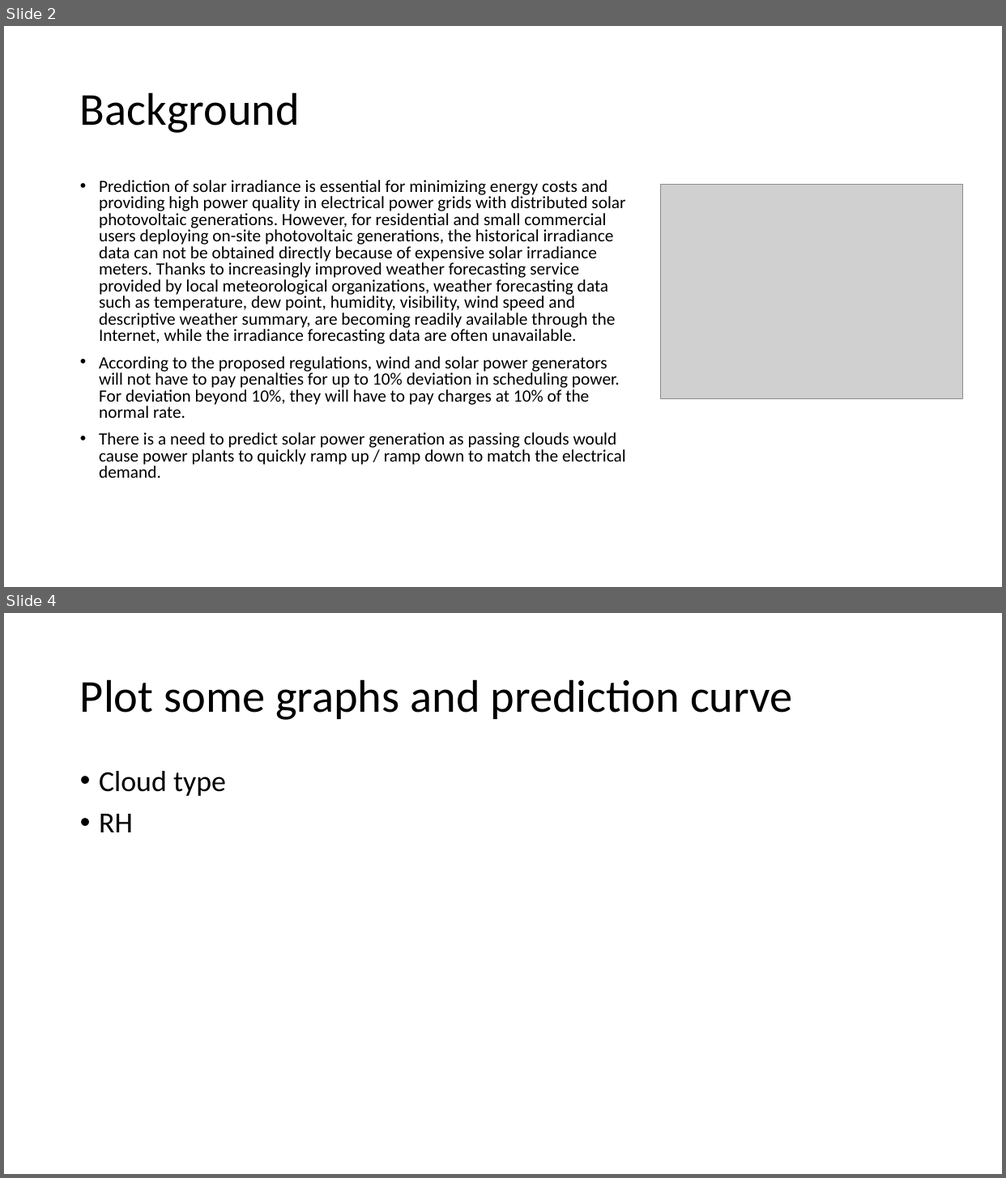
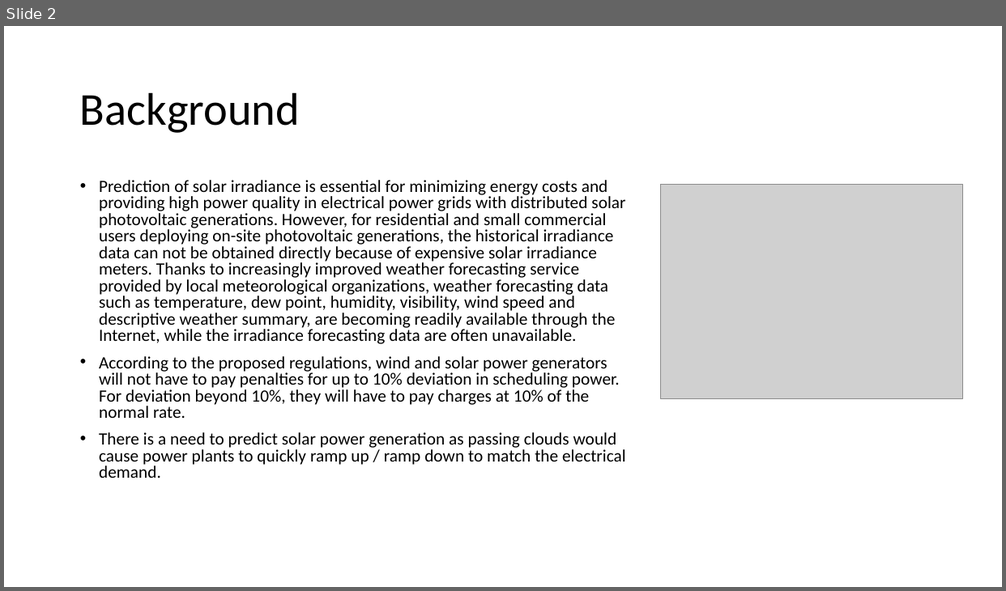
Before and after one commit to binarybins/Pitch, a slide deck: Solar irradiation prediction.pptx. Shown one above the other, each under a label of ours: slides 2 and 4 before the commit, slide 2 after it; the slides between them are not shown. The pictures are 1006x1178 and 1006x591 pixels, drawn with LibreOffice and Linux fonts; fonts in the diff are those of the drawing; grey boxes stand for pictures. Boxes give left, top, right and bottom in pixels: in the first picture for what was removed or moved away, otherwise in the second. Text is boxed around its words. In the diff, an @@ line names an element or a change of style, - is before the commit and + after.

```diff
--- a/Solar irradiation prediction.pptx
+++ b/Solar irradiation prediction.pptx
@@ slide 4 removed at (x1=4, y1=613, x2=1002, y2=1174), background #FFFFFF @@
@@ title removed at (x1=80, y1=679, x2=793, y2=720) @@
-Plot some graphs and prediction curve
@@ text removed at (x1=99, y1=771, x2=226, y2=833) @@
-• Cloud type
-• RH
```
Also in this commit, not shown: 1 slide changed, 4 slides added, 1 other slide removed, 9 other files.
